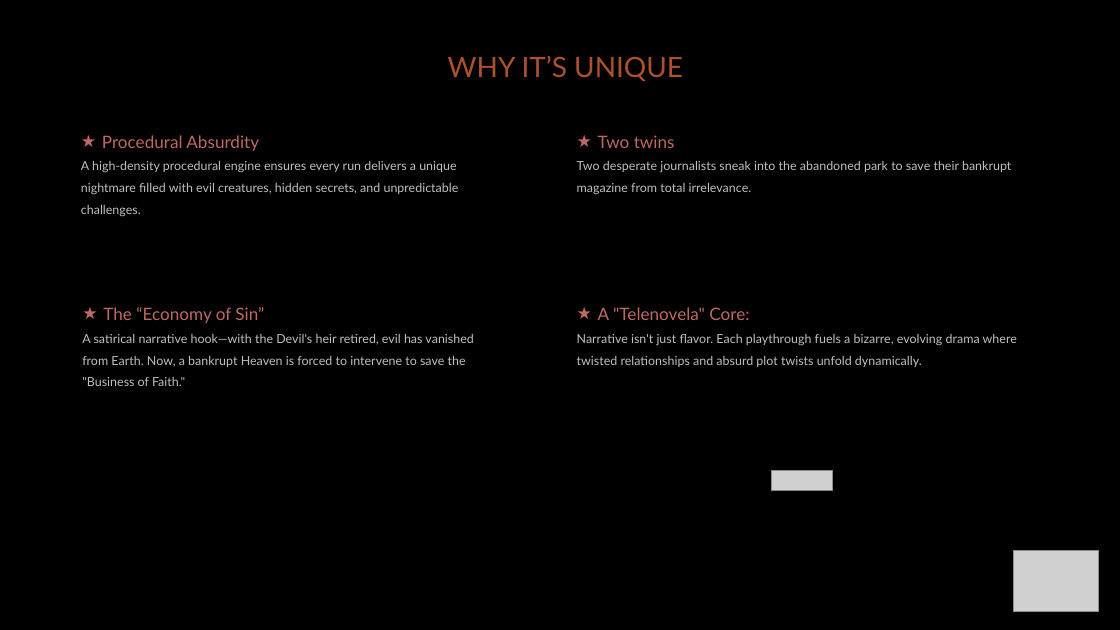
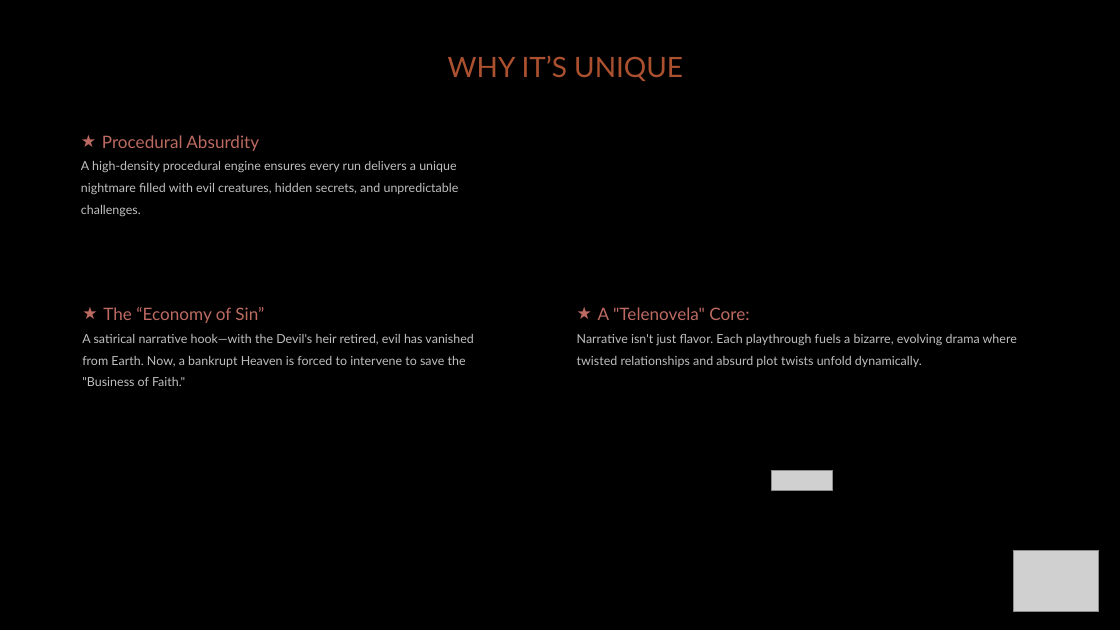
Before and after one commit to diegohcanepa/Remizione, a slide deck: slide 3 of Pitch Deck.pptx. Drawn at 1120x630 pixels with LibreOffice and Linux fonts; fonts in the diff are those of the drawing; grey boxes stand for pictures; background and template pictures are left out. Boxes give left, top, right and bottom in pixels: in the first picture for what was removed or moved away, otherwise in the second. Text is boxed around its words. In the diff, an @@ line names an element or a change of style, - is before the commit and + after.

```diff
--- a/Pitch Deck.pptx
+++ b/Pitch Deck.pptx
@@ text removed at bbox=[577, 135, 1011, 194] @@
-★ Two twins
-Two desperate journalists sneak into the abandoned park to save their bankrupt magazine from total irrelevance.
```
Also in this commit, not shown: 2 other slides changed, 6 other files.
